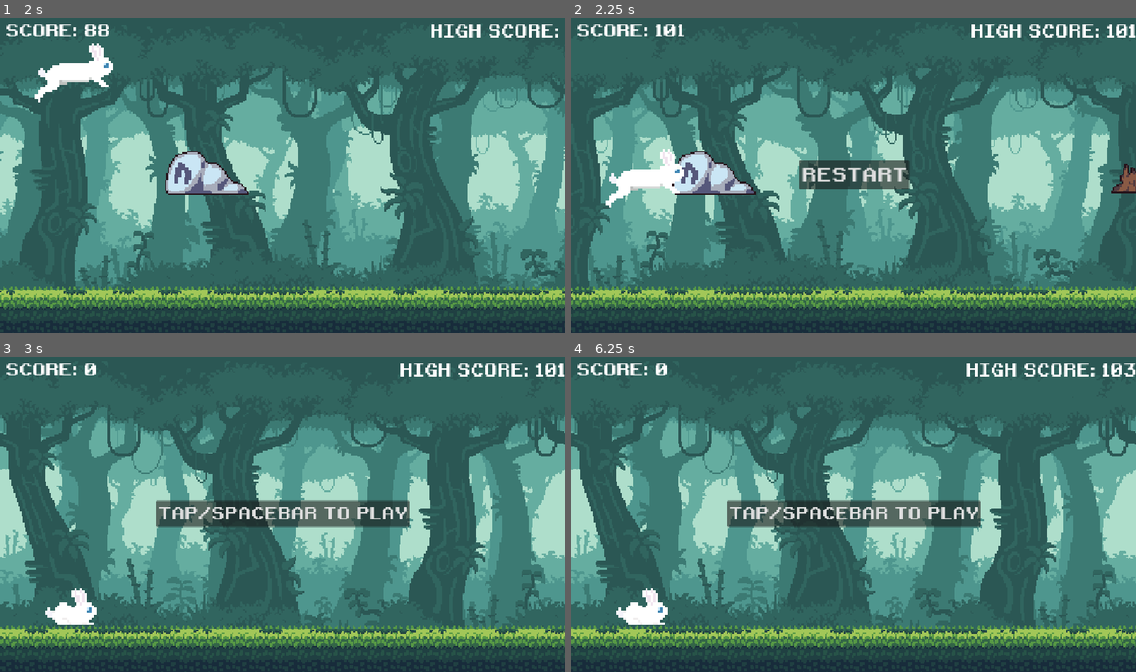
Above: before the commit, frames 1-4 (two rows, left to right).
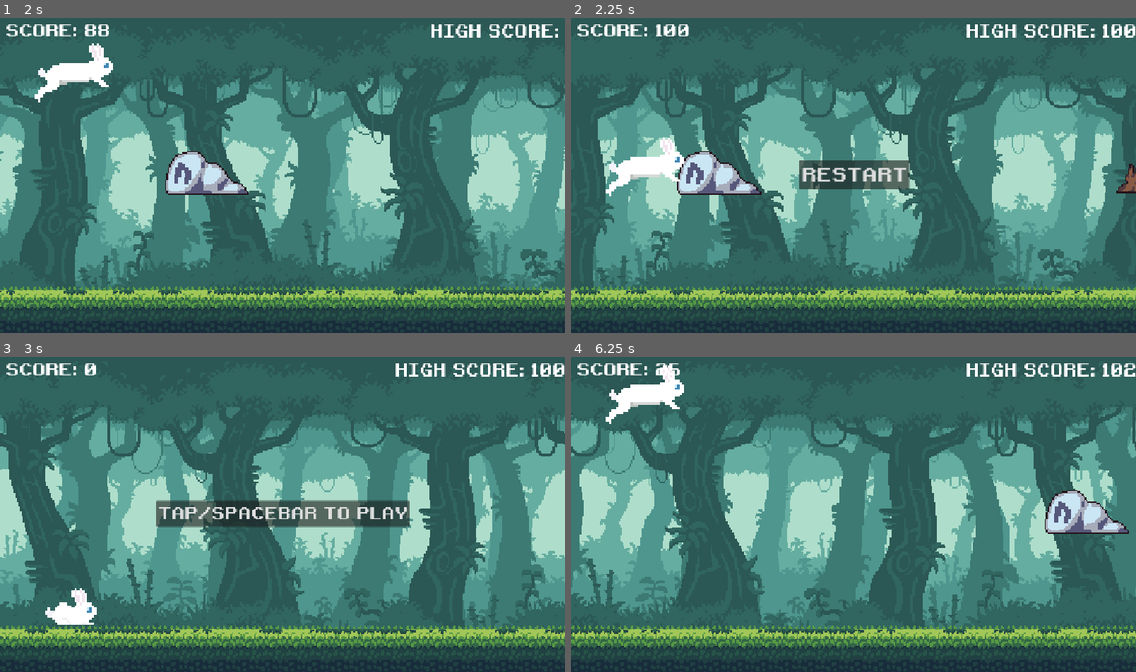
Above: after the commit, the same moments.

Repository: akshithP/rabbit-race
Game: Godot game, scene res://scenes/main.tscn
The game is run twice, just before and just after one commit, with the same random seed, the same clock (stepped at 60 frames per second) and the same inputs.
Inputs (mouse positions are in pixels of both pictures, inside the frame that each line leads up to):
- Up to frame 1 (2 s): click "TAP/SPACEBAR TO PLAY" at 0.5 s; tap Enter (ui_accept) at 1.25 s; move the mouse to (406, 159) at 1.27 s; click (406, 159) at 1.42 s; tap Space (jump) at 1.52 s
- Up to frame 2 (2.25 s): move the mouse to (740, 191) at 2.02 s
- Up to frame 3 (3 s): tap Space (jump) at 2.27 s; click "RESTART" at 2.75 s
- Up to frame 4 (6.25 s): click "TAP/SPACEBAR TO PLAY" at 3.5 s; move the mouse to (910, 445) at 4.27 s; hold Down (down) 4.28-5.03 s; move the mouse to (825, 577) at 5.02 s; click (825, 577) at 5.17 s; tap Space (jump) at 5.27 s; click "RESTART" at 5.75 s

Frame 1 is identical in both runs. In frame 2, 16% of the frame differs, in the area x 0-100%, y 2-93%; in frame 3, 0.9%; in frame 4, 53%.

Commit message:
Updated Godot configuration for asset size adjustments, enforced fallback mode for HTML5 exports due to CollisionPolygon2D issues, and improved debug logging for obstacle generation and texture loading.

Diff:
--- a/scenes/main.gd
+++ b/scenes/main.gd
@@ -45,19 +45,10 @@
 	$GameOver.get_node("Button").pressed.connect(new_game)
 	ground_tiles = [$Ground]  # Start with the initial ground tile
 
-	# Debug: Check if obstacle scenes loaded properly
-	print("Obstacle scenes loaded:")
-	for i in range(obstacle_types.size()):
-		if obstacle_types[i] != null:
-			print("  Obstacle ", i, ": OK")
-		else:
-			print("  Obstacle ", i, ": FAILED TO LOAD")
-			use_fallback = true
-
-	# Load fallback textures if needed
-	if use_fallback:
-		print("Using fallback obstacle creation")
-		load_fallback_textures()
+	# Force fallback mode for HTML5 exports (ground obstacles have CollisionPolygon2D issues)
+	use_fallback = true
+	print("HTML5 Export: Using fallback obstacle creation (CollisionPolygon2D issues)")
+	load_fallback_textures()
 
 	new_game()
 
@@ -67,32 +58,45 @@
 	var rock_texture = load("res://assets/obstacles/rock.png")
 	var barrel_texture = load("res://assets/obstacles/barrel.png")
 
+	print("Loading fallback textures for HTML5...")
+	print("Stump texture: ", stump_texture != null)
+	print("Rock texture: ", rock_texture != null)
+	print("Barrel texture: ", barrel_texture != null)
+
 	if stump_texture != null and rock_texture != null and barrel_texture != null:
 		obstacle_textures = [stump_texture, rock_texture, barrel_texture]
 		print("Fallback textures loaded successfully")
 	else:
-		print("Failed to load fallback textures")
+		print("Failed to load fallback textures - using colored rectangles")
+		# Create simple colored rectangles as fallback
+		obstacle_textures = [Color.RED, Color.GREEN, Color.BLUE]
 
 func create_fallback_obstacle(texture_index: int):
 	var obstacle = Area2D.new()
-	var sprite = Sprite2D.new()
-	var collision = CollisionPolygon2D.new()
-
-	# Set up sprite
-	sprite.texture = obstacle_textures[texture_index]
-	sprite.scale = Vector2(3, 3)
-	sprite.texture_filter = CanvasItem.TEXTURE_FILTER_NEAREST
-
-	# Set up collision (simple rectangle)
-	var polygon = PackedVector2Array()
-	polygon.append(Vector2(-20, -20))
-	polygon.append(Vector2(20, -20))
-	polygon.append(Vector2(20, 20))
-	polygon.append(Vector2(-20, 20))
-	collision.polygon = polygon
+
+	# Set up sprite or colored rectangle
+	if obstacle_textures[texture_index] is Texture2D:
+		# Use actual texture
+		var sprite = Sprite2D.new()
+		sprite.texture = obstacle_textures[texture_index]
+		sprite.scale = Vector2(3, 3)
+		sprite.texture_filter = CanvasItem.TEXTURE_FILTER_NEAREST
+		obstacle.add_child(sprite)
+	else:
+		# Use colored rectangle
+		var color_rect = ColorRect.new()
+		color_rect.color = obstacle_textures[texture_index]
+		color_rect.size = Vector2(60, 60)
+		color_rect.position = Vector2(-30, -30)
+		obstacle.add_child(color_rect)
+
+	# Set up collision with simple RectangleShape2D (more reliable than CollisionPolygon2D)
+	var collision = CollisionShape2D.new()
+	var shape = RectangleShape2D.new()
+	shape.size = Vector2(60, 60)  # Simple rectangle collision
+	collision.shape = shape
 	collision.scale = Vector2(3, 3)
 
-	obstacle.add_child(sprite)
 	obstacle.add_child(collision)
 
 	return obstacle
@@ -201,10 +205,13 @@
 	var should_generate = false
 	if obstacles.is_empty():
 		should_generate = true
+		print("No obstacles, generating first obstacle")
 	elif last_obs != null and last_obs.position.x < score + randi_range(400, 500):
 		should_generate = true
+		print("Generating new obstacle at score: ", score)
 
 	if should_generate:
+		print("Starting obstacle generation...")
 		# Generate ground obstacles
 		var obs
 		var max_obs = difficulty + 1
@@ -213,6 +220,7 @@
 				# Use fallback obstacle creation
 				var texture_index = randi() % obstacle_textures.size()
 				obs = create_fallback_obstacle(texture_index)
+				print("Created fallback obstacle ", i, " with texture index: ", texture_index)
 			else:
 				# Use preloaded scenes
 				var obs_type = obstacle_types[randi() % obstacle_types.size()]
@@ -227,6 +235,8 @@
 				last_obs = obs
 				add_obs(obs, obs_x, obs_y)
 				print("Spawned obstacle at: ", obs_x, ", ", obs_y)  # Debug
+			else:
+				print("Failed to create obstacle")
 
 		# Additionally random chance to spawn a bird
 		if difficulty == MAX_DIFFICULTY:
Not shown, changed: docs/index.html
Not shown, changed: docs/index.pck
